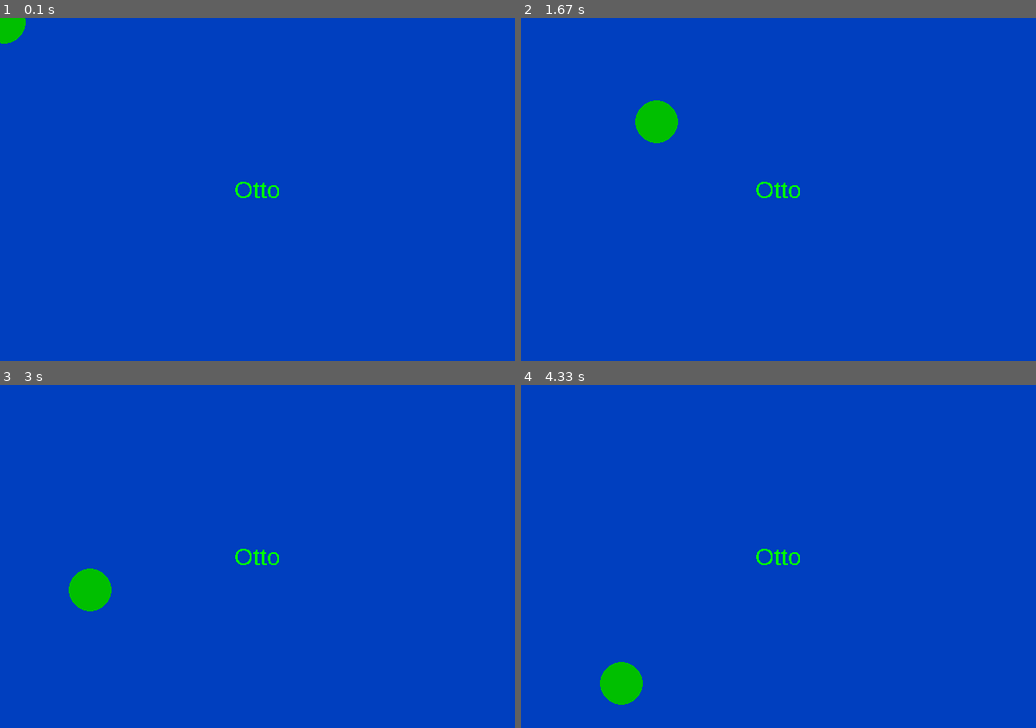
Above: before the commit, frames 1-4 (two rows, left to right).
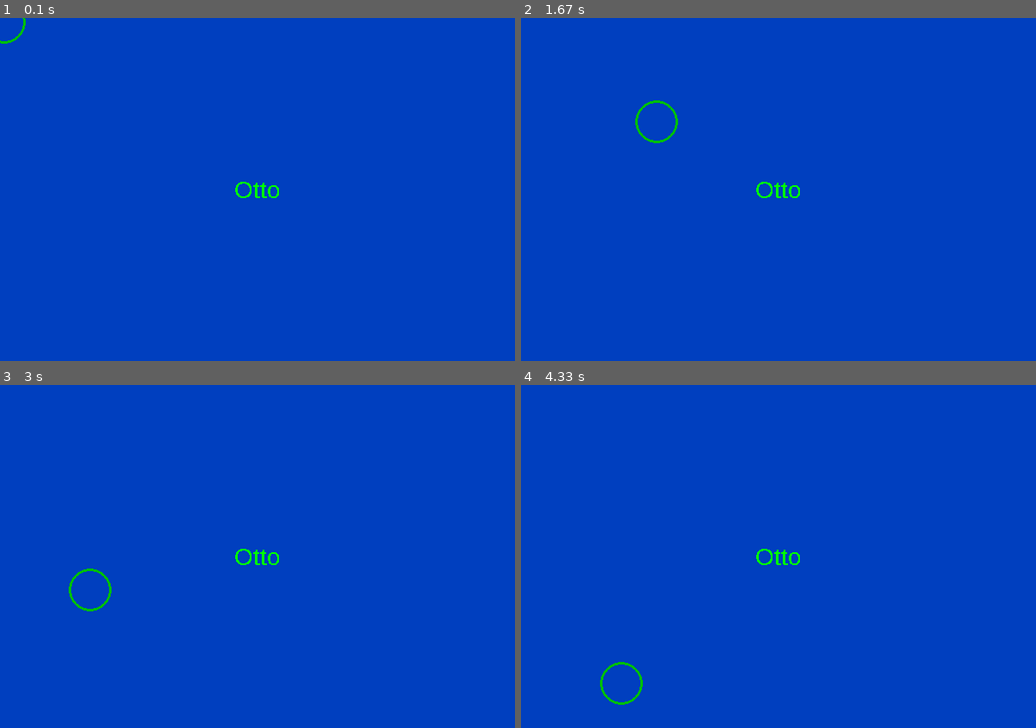
Above: after the commit, the same moments.

Repository: ajaxromik/pygameRefresher
Game: pygame game, started from firstTest.py
The game is run twice, just before and just after one commit, with the same random seed, the same clock (stepped at 60 frames per second) and the same inputs.
Inputs (mouse positions are in pixels of both pictures, inside the frame that each line leads up to):
- Up to frame 1 (0.1 s): no input
- Up to frame 2 (1.67 s): click (778, 189) at 0.38 s; click (830, 264) at 0.72 s; click (963, 309) at 1.05 s; click (654, 120) at 1.38 s
- Up to frame 3 (3 s): click (257, 597) at 1.72 s; click (185, 484) at 2.05 s; click (437, 645) at 2.38 s; click (92, 590) at 2.72 s
- Up to frame 4 (4.33 s): click (629, 487) at 3.05 s; click (654, 618) at 3.38 s; click (963, 635) at 3.72 s; click (624, 683) at 4.05 s

The runs differ from the first frame. In frame 1, 0.3% of the frame differs, in the area x 0-5%, y 0-7%; in frame 2, 0.6%, in the area x 22-30%, y 24-36%; in frame 3, 0.6%; in frame 4, 0.6%.

Commit message:
removed sys lines

Diff:
--- a/firstTest.py
+++ b/firstTest.py
@@ -1,5 +1,5 @@
 import pygame
-import sys
+#import sys
 
 
 # print(f"""
@@ -39,7 +39,7 @@
     m_x,m_y = pygame.mouse.get_pos()
 
     if onScreen and m_x in range(0,601) and m_y in range(0,401):
-        pygame.draw.circle(screen, BOX_COLOR, (m_x, m_y), box_len/2)
+        pygame.draw.circle(screen, BOX_COLOR, (m_x, m_y), box_len/2, 3)
         #pygame.draw.rect(screen, BOX_COLOR, (m_x-box_len/2,m_y-box_wid/2,box_len,box_wid))
 
     screen.blit(text_surface, text)
@@ -50,4 +50,4 @@
 
 
 pygame.quit()
-sys.exit(0)
+#sys.exit(0)
